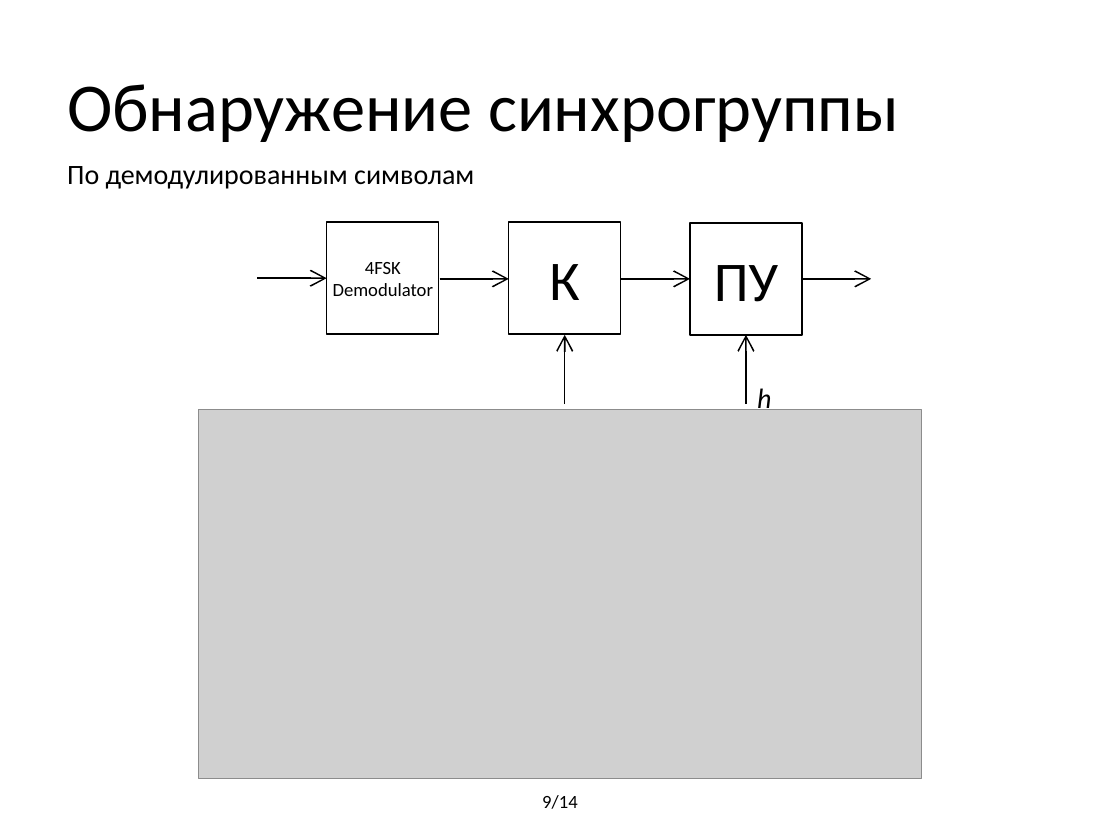
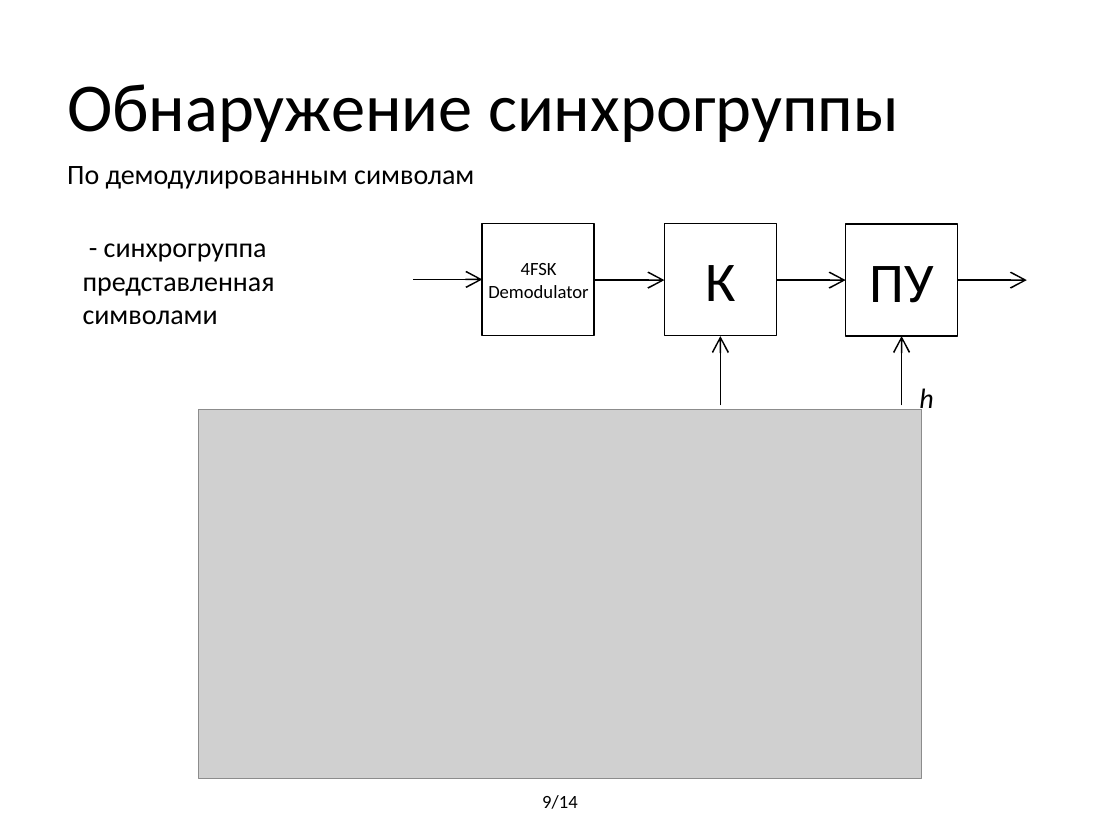
Before and after one commit to BorzhonovAI/magistr, a slide deck: slide 9 of Презентация Диплом.pptx. Drawn at 1120x840 pixels with LibreOffice and Linux fonts; fonts in the diff are those of the drawing; grey boxes stand for pictures. Boxes give left, top, right and bottom in pixels: in the first picture for what was removed or moved away, otherwise in the second. Text is boxed around its words. In the diff, an @@ line names an element or a change of style, - is before the commit and + after.

```diff
--- a/Презентация Диплом.pptx
+++ b/Презентация Диплом.pptx
@@ text added at (83,243,275,325), 18 pt, text #000000 @@
+- синхрогруппа представленная символами
@@ 6 arrows, 3 texts, 3 rectangles: place and size @@
-6 arrows, 3 texts, 3 rectangles at (258,222,871,404)
+6 arrows, 3 texts, 3 rectangles at (413,224,1027,405)
@@ text "h": place and size @@
-text "h" at (757,388,771,415)
+text "h" at (919,388,933,415)
```
Also in this commit, not shown: 6 other slides changed, 3 other files.
